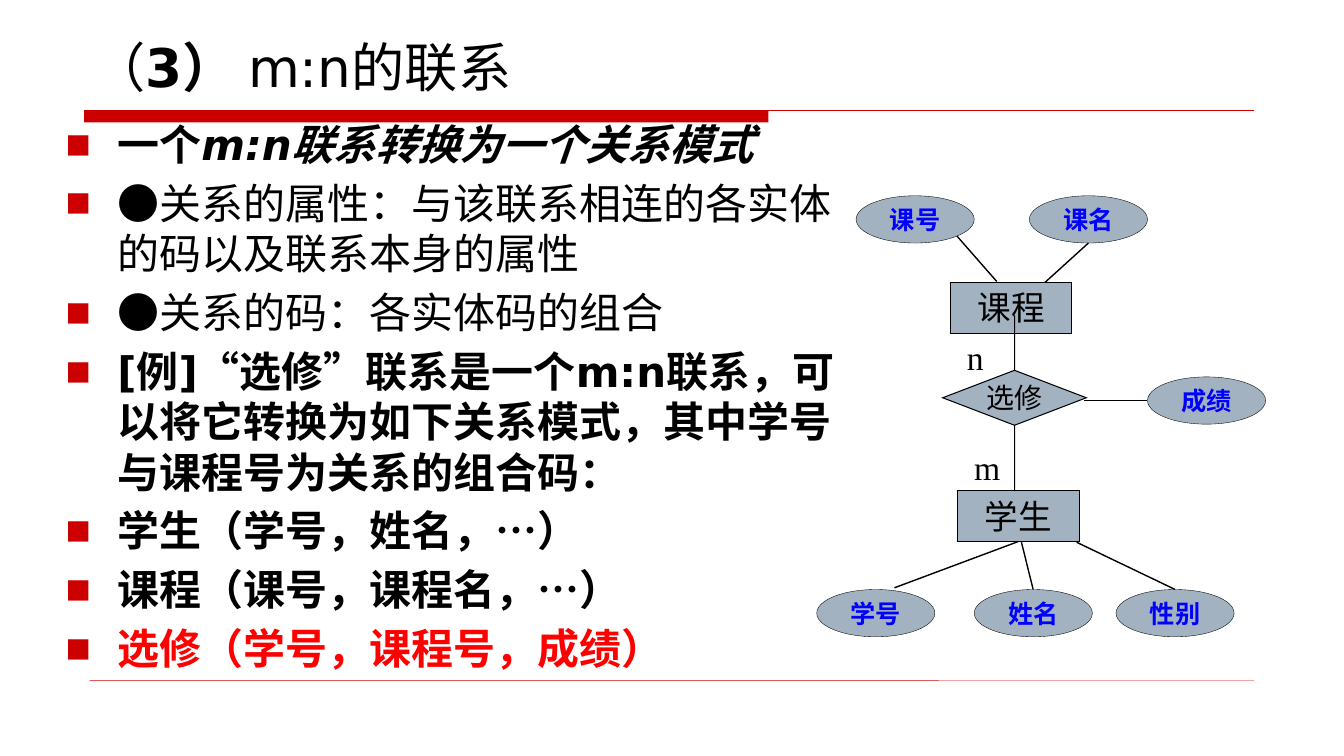
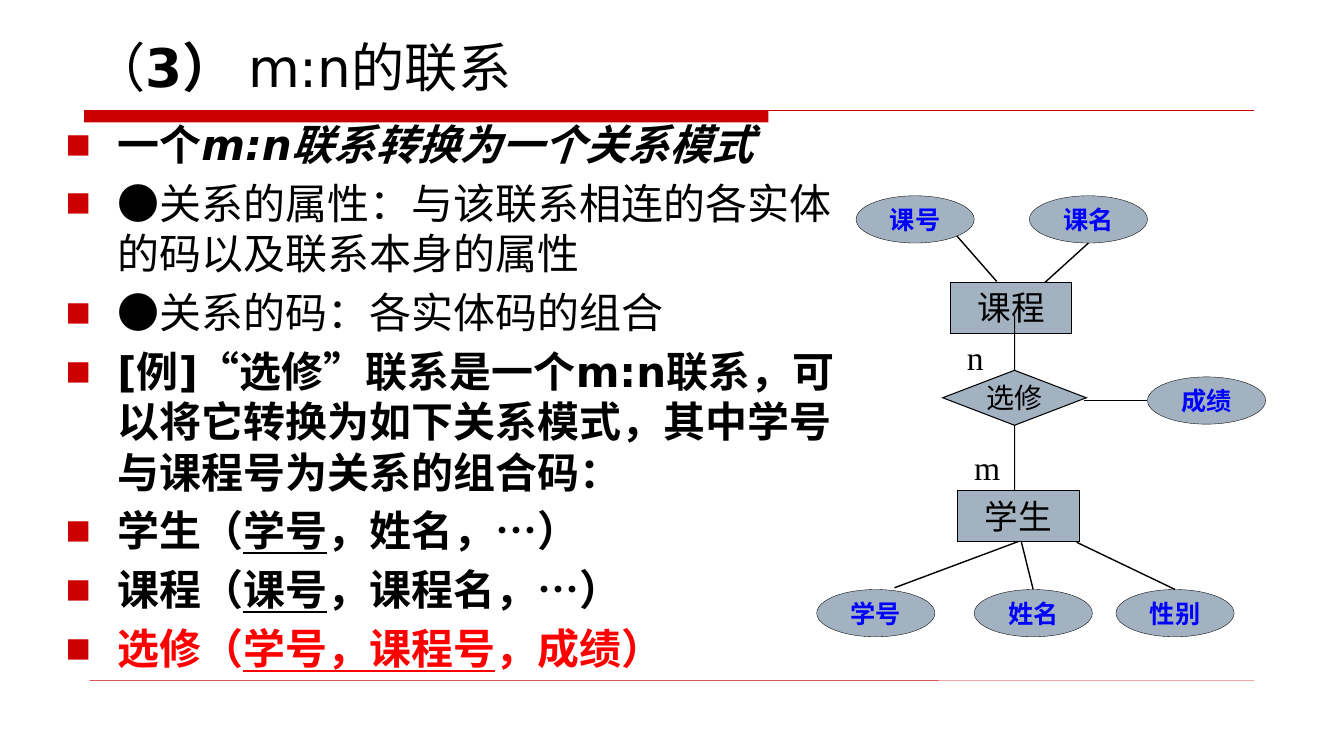
Before and after one commit to 1iusha/HENU-Final-Review, a slide deck: slide 65 of 数据库系统/课件/数据库系统_课件_07-1数据库设计.pptx. Drawn at 1344x756 pixels with LibreOffice and Linux fonts; fonts in the diff are those of the drawing. Boxes give left, top, right and bottom in pixels: in the first picture for what was removed or moved away, otherwise in the second. Text is boxed around its words. In the diff, an @@ line names an element or a change of style, - is before the commit and + after.

```diff
--- a/数据库系统/课件/数据库系统_课件_07-1数据库设计.pptx
+++ b/数据库系统/课件/数据库系统_课件_07-1数据库设计.pptx
@@ text at (117,510,663,672): underline on in "学生（学号，姓名，…）", "课程（课号，课程名，…）", "选修（学号，课程号，成绩）" @@
```
Also in this commit, not shown: 3 other slides changed, 4 other files.
